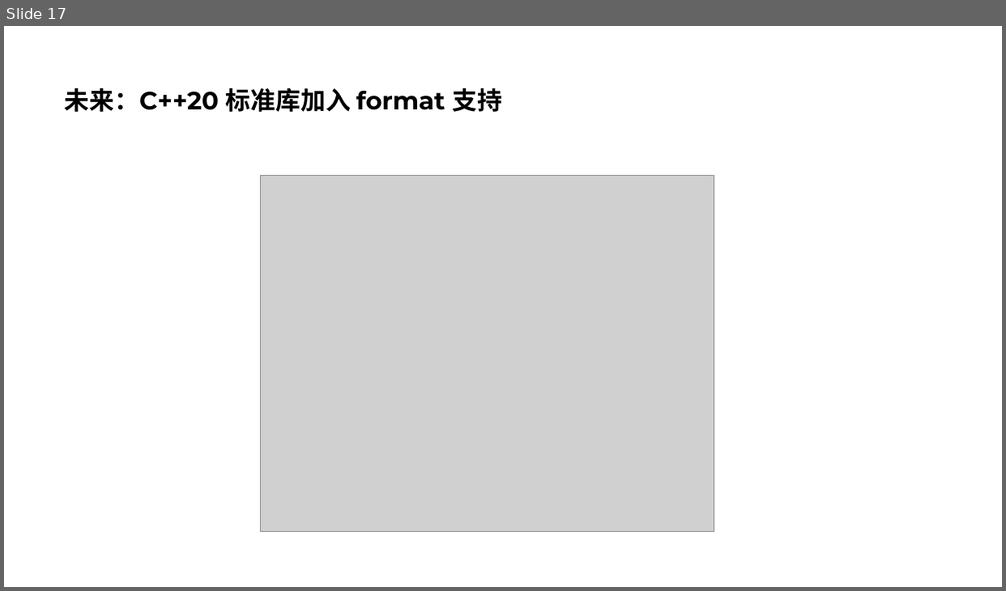
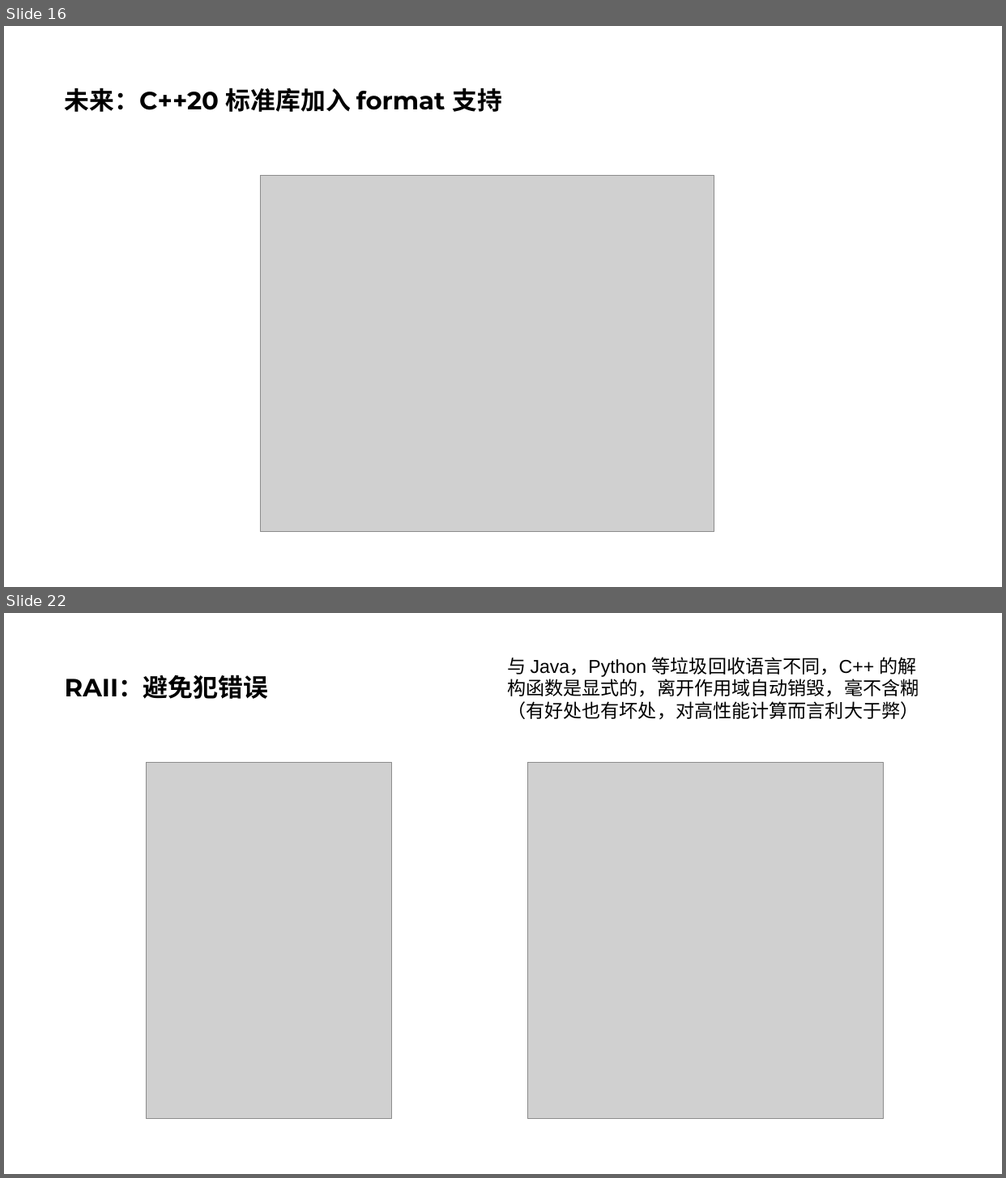
Before and after one commit to parallel101/course, a slide deck: 02/slides.pptx. Shown one above the other, each under a label of ours: slide 17 before the commit, slides 16 and 22 after it; the slides between them are not shown. The pictures are 1006x591 and 1006x1178 pixels, drawn with LibreOffice and Linux fonts; fonts in the diff are those of the drawing; grey boxes stand for pictures. Boxes give left, top, right and bottom in pixels: in the first picture for what was removed or moved away, otherwise in the second. Text is boxed around its words. In the diff, an @@ line names an element or a change of style, - is before the commit and + after.

```diff
--- a/02/slides.pptx
+++ b/02/slides.pptx
@@ slide 22 added at [4,613,1002,1174], background #FFFFFF @@
@@ text added at [507,657,918,720], 18 pt, text #000000 @@
+与 Java，Python 等垃圾回收语言不同，C++ 的解构函数是显式的，离开作用域自动销毁，毫不含糊（有好处也有坏处，对高性能计算而言利大于弊）
@@ title added at [65,675,268,699], 24 pt, text #000000, bold @@
+RAII：避免犯错误
@@ picture added at [147,763,392,1119] @@
@@ picture added at [528,763,884,1119] @@
@@ what was slide 17 is now slide 16 @@
```
Also in this commit, not shown: 2 slides changed, 11 other slides added, 1 slide removed, 18 other files.
